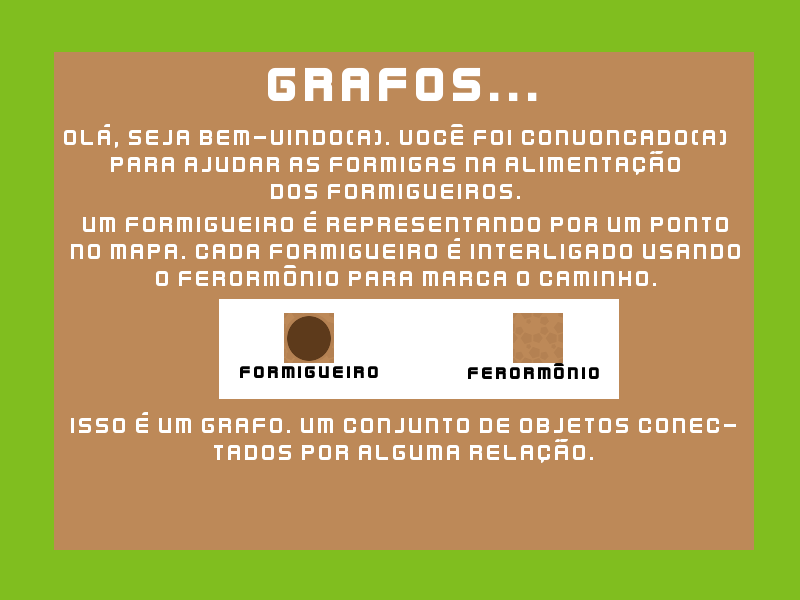
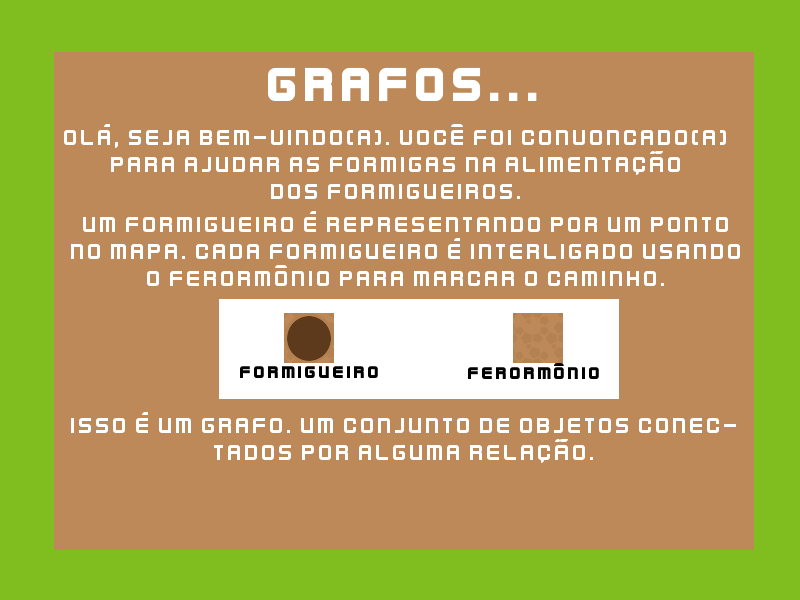
Revision of a layered 800px x 600px image; what changed, layer by layer:
painted on "uM FORMIGUEIRO É REPRESENTANDO..." over [147, 265, 664, 286]
